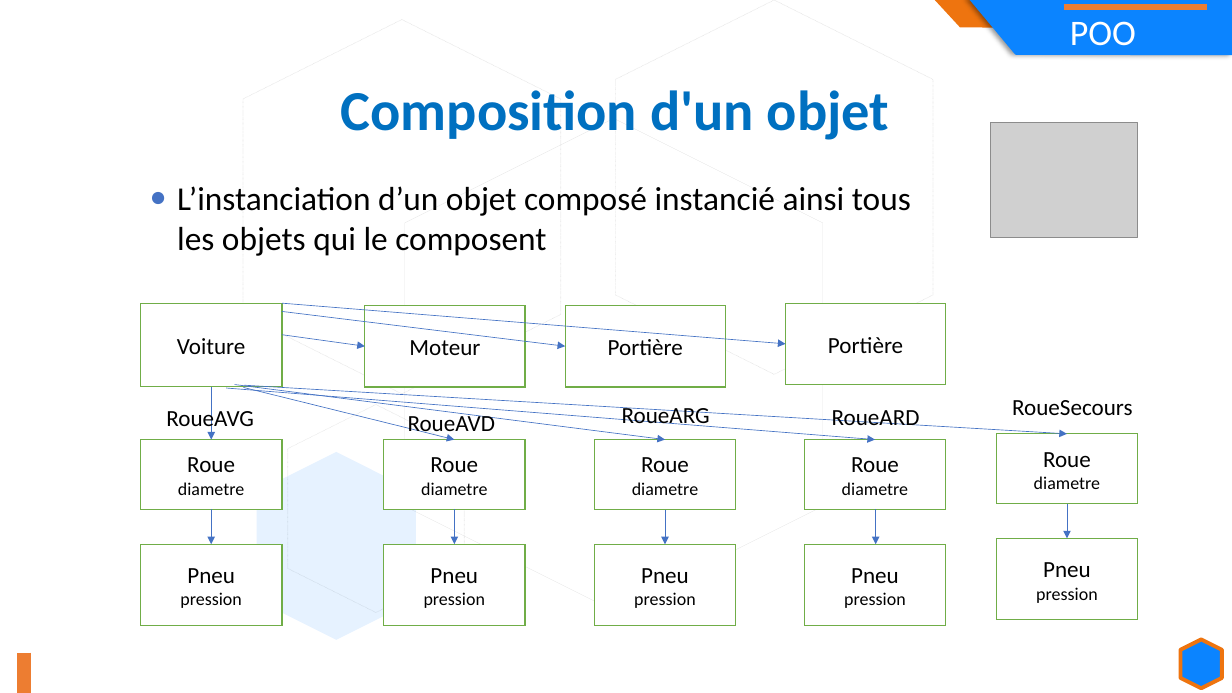
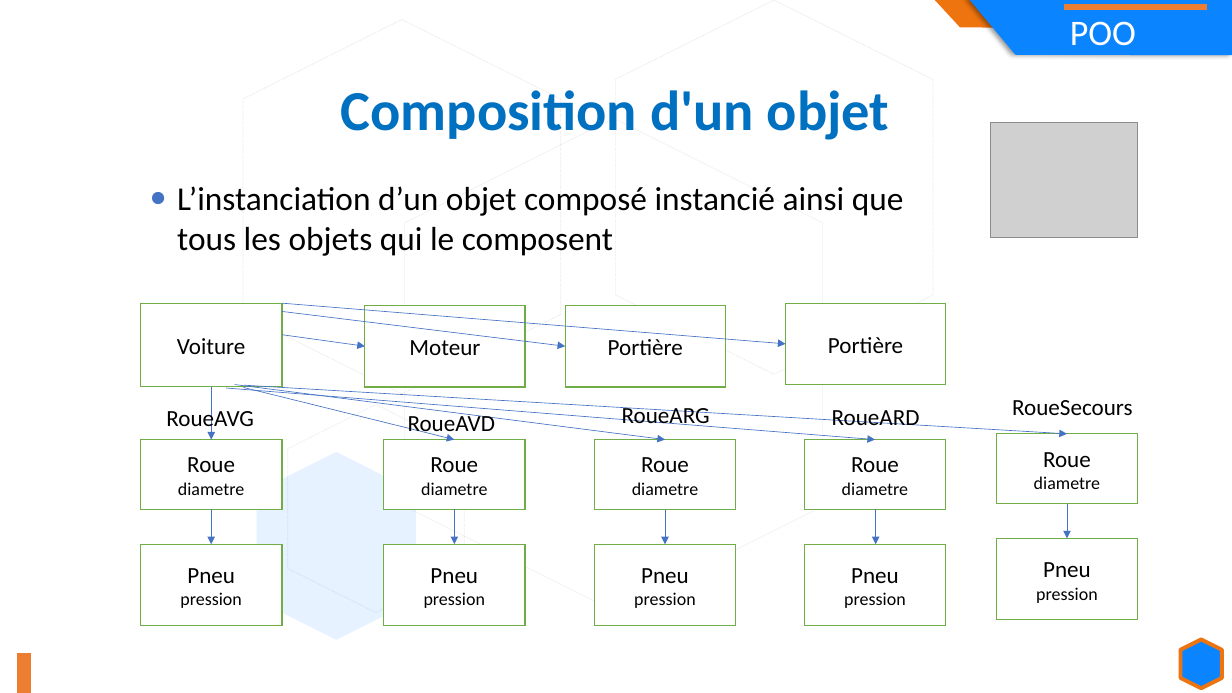
Before and after one commit to FranckBeyaert/Cours, a slide deck: slide 25 of 04- POO/Programmation Orienté Objet1.pptx. Drawn at 1232x693 pixels with LibreOffice and Linux fonts; fonts in the diff are those of the drawing; grey boxes stand for pictures. Boxes give left, top, right and bottom in pixels: in the first picture for what was removed or moved away, otherwise in the second. Text is boxed around its words. In the diff, an @@ line names an element or a change of style, - is before the commit and + after.

```diff
--- a/04- POO/Programmation Orienté Objet1.pptx
+++ b/04- POO/Programmation Orienté Objet1.pptx
@@ text at box(177, 186, 904, 256): text changed @@
-● L’instanciation d’un objet composé instancié ainsi tous les objets qui le composent
+● L’instanciation d’un objet composé instancié ainsi que tous les objets qui le composent
```
Also in this commit, not shown: 9 other files.
